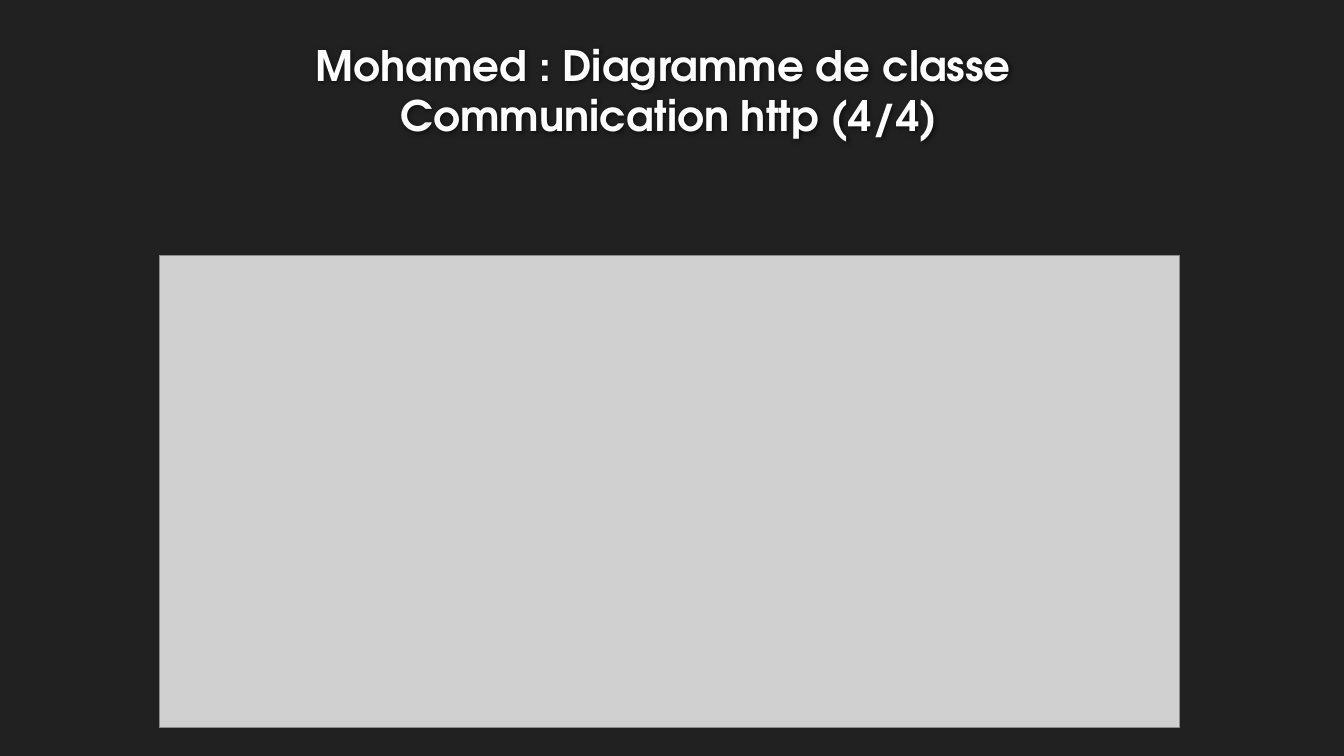
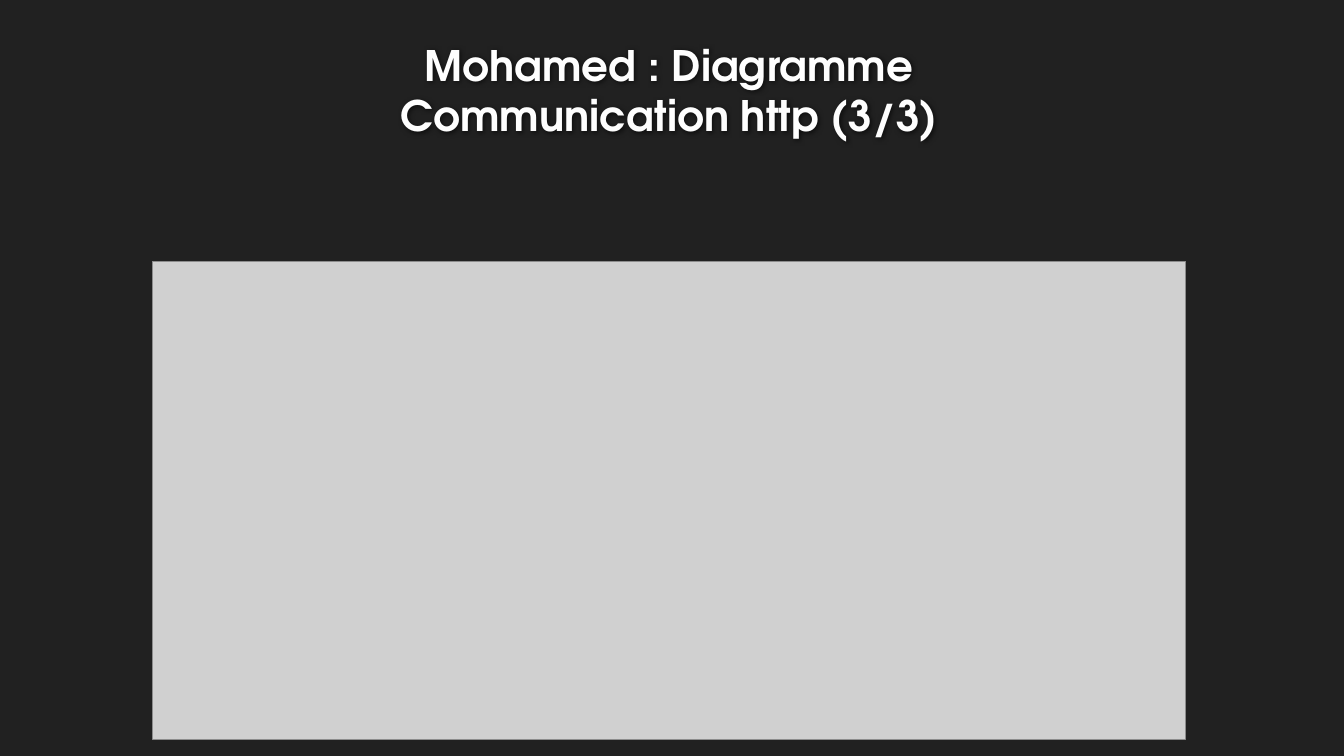
Before and after one commit to rlembo06/VR_tourism, a slide deck: slide 16 of annexes/slides-VR_Tourism.pptx (slide 17 before the commit). Drawn at 1344x756 pixels with LibreOffice and Linux fonts; fonts in the diff are those of the drawing; grey boxes stand for pictures; background and template pictures are left out. Boxes give left, top, right and bottom in pixels: in the first picture for what was removed or moved away, otherwise in the second. Text is boxed around its words. In the diff, an @@ line names an element or a change of style, - is before the commit and + after.

```diff
--- a/annexes/slides-VR_Tourism.pptx
+++ b/annexes/slides-VR_Tourism.pptx
@@ title at box(401, 48, 938, 142): text changed @@
-Mohamed : Diagramme de classe
-Communication http (4/4)
+Mohamed : Diagramme
+Communication http (3/3)
@@ picture: place and size @@
-picture at box(159, 255, 1180, 728)
+picture at box(153, 261, 1186, 740)
```
Also in this commit, not shown: 2 other slides changed, 1 slide removed, 3 other files.
